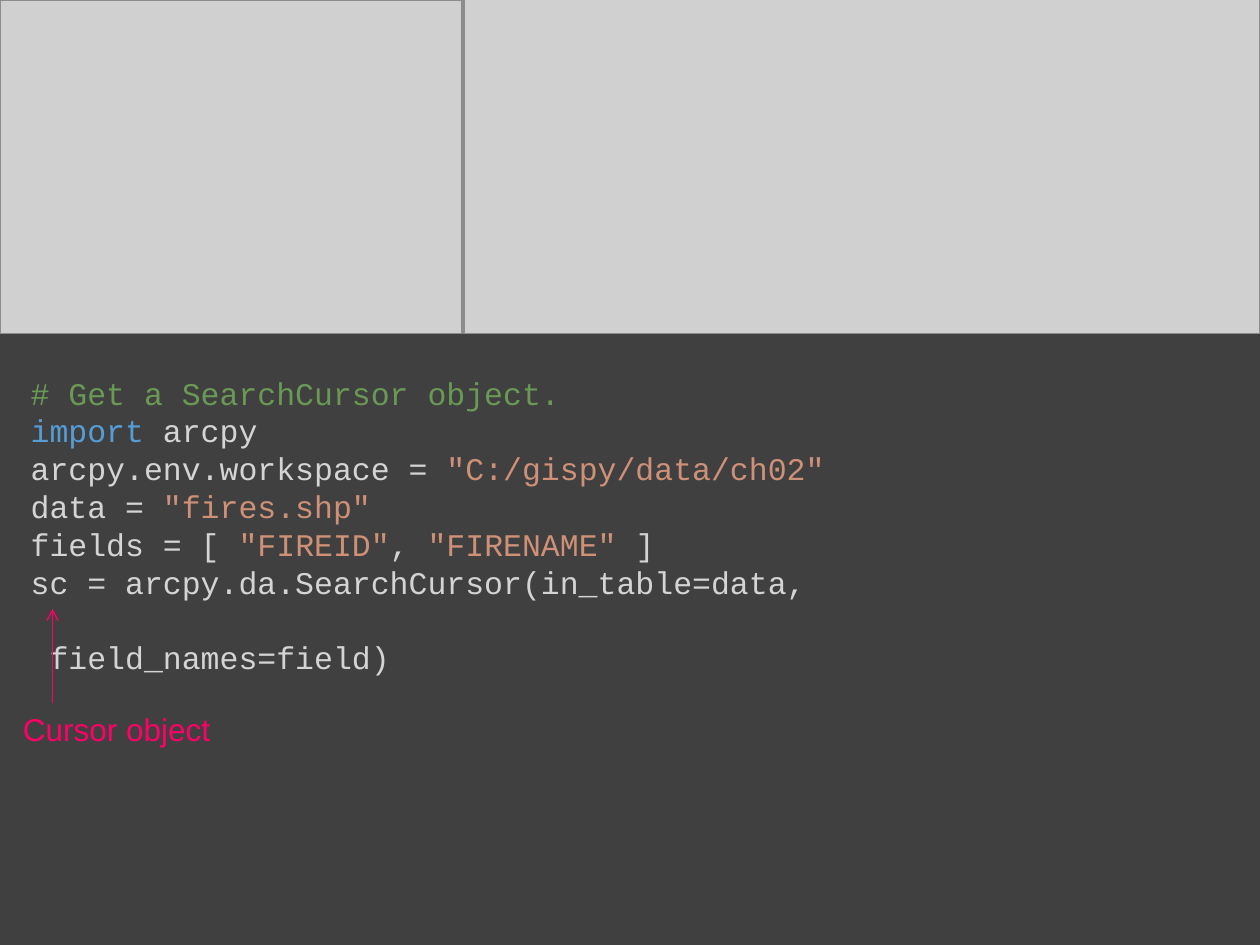
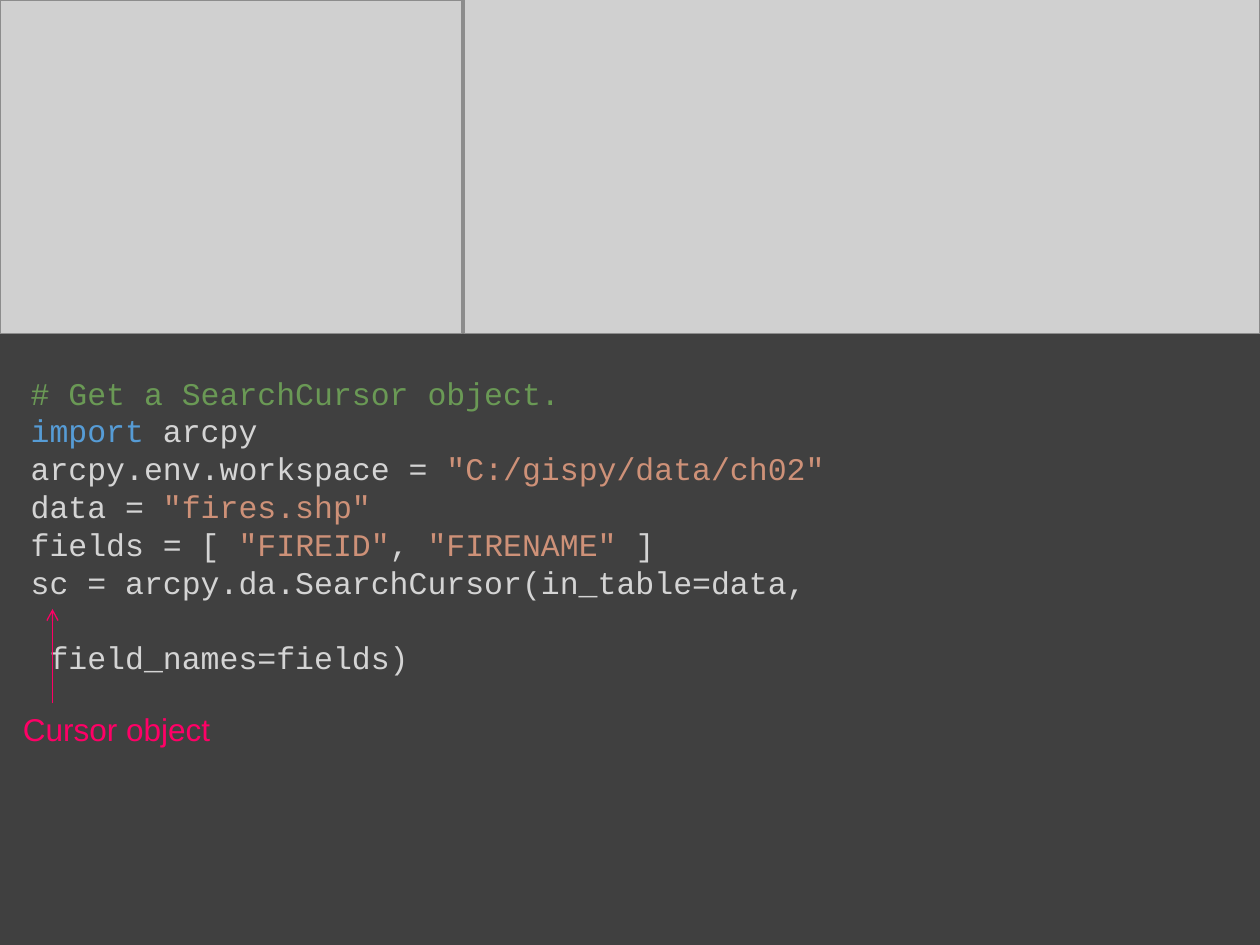
Before and after one commit to lgtateos/gis540, a slide deck: slide 29 of slides/cursors.pptx. Drawn at 1260x945 pixels with LibreOffice and Linux fonts; fonts in the diff are those of the drawing; grey boxes stand for pictures. Boxes give left, top, right and bottom in pixels: in the first picture for what was removed or moved away, otherwise in the second. Text is boxed around its words. In the diff, an @@ line names an element or a change of style, - is before the commit and + after.

```diff
--- a/slides/cursors.pptx
+++ b/slides/cursors.pptx
@@ text at box(50, 647, 409, 679): text changed @@
-field_names=field)
+field_names=fields)
```
Also in this commit, not shown: 1 other slide changed.
